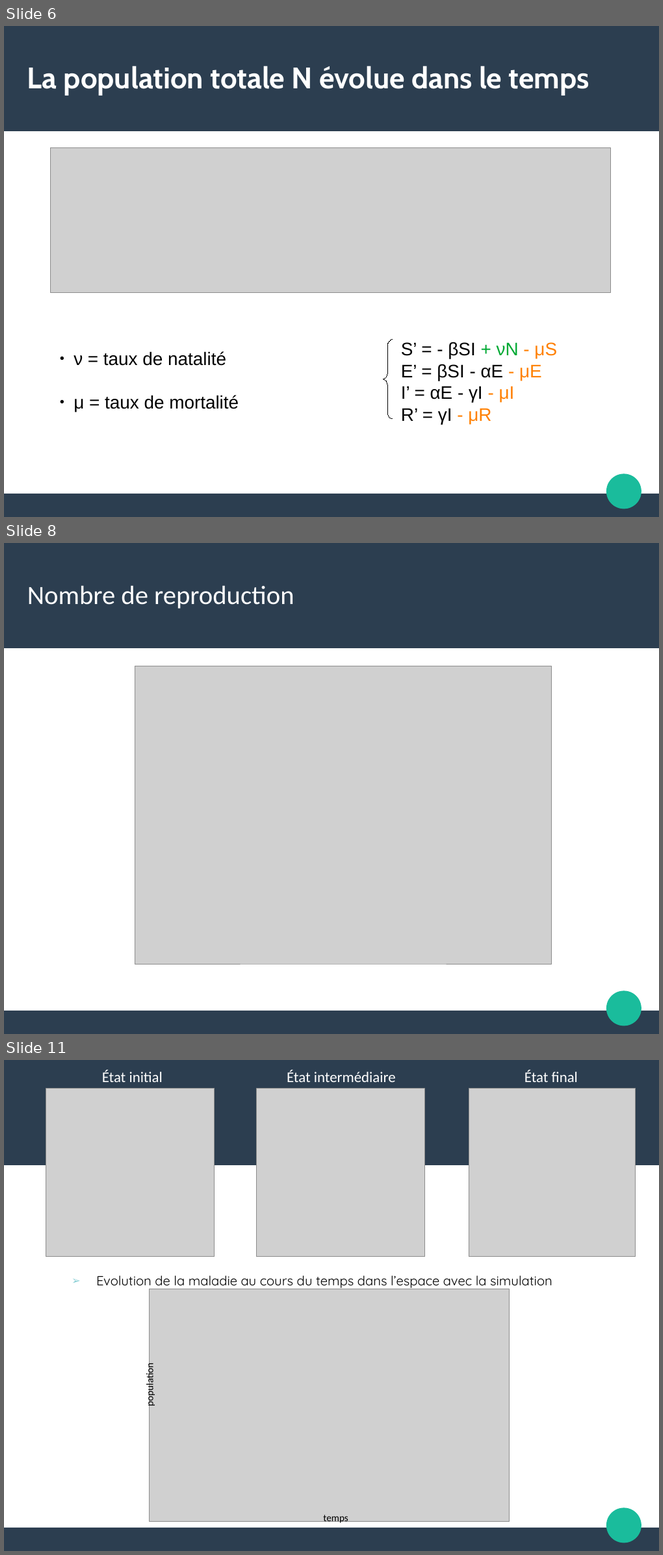
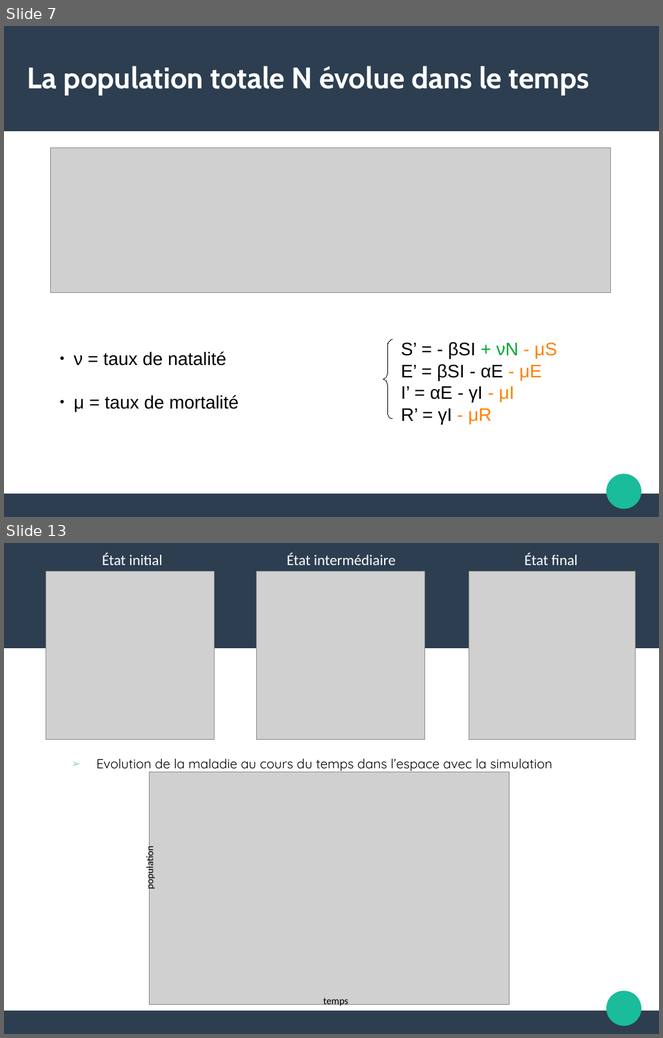
Before and after one commit to Alexia57/TIPE-2021-MP, a slide deck: Tipe_presentation.odp. Shown one above the other, each under a label of ours: slides 6, 8 and 11 before the commit, slides 7 and 13 after it; the slides between them are not shown. The pictures are 663x1555 and 663x1038 pixels, drawn with LibreOffice and Linux fonts; fonts in the diff are those of the drawing; grey boxes stand for pictures. Boxes give left, top, right and bottom in pixels: in the first picture for what was removed or moved away, otherwise in the second. Text is boxed around its words. In the diff, an @@ line names an element or a change of style, - is before the commit and + after.

```diff
--- a/Tipe_presentation.odp
+++ b/Tipe_presentation.odp
@@ slide 8 removed at (4,543,659,1034), background #FFFFFF; not listed: 3 template elements that a slide beside it also shows @@
@@ title removed at (27,585,294,609) @@
-Nombre de reproduction
@@ picture removed at (135,666,551,964) @@
@@ what was slide 6 is now slide 7 @@
@@ what was slide 11 is now slide 13 @@
```
Also in this commit, not shown: 3 slides changed, 4 slides added, 1 other slide removed, 12 other files.
